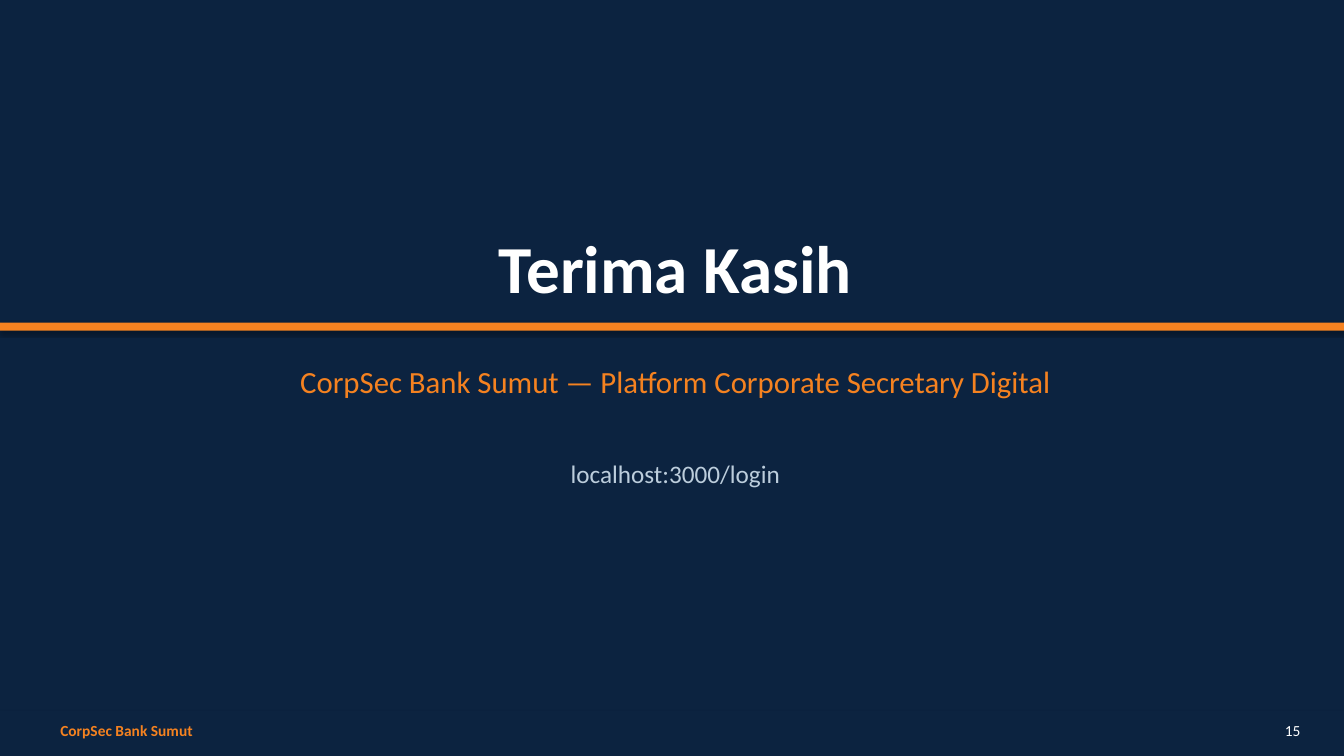
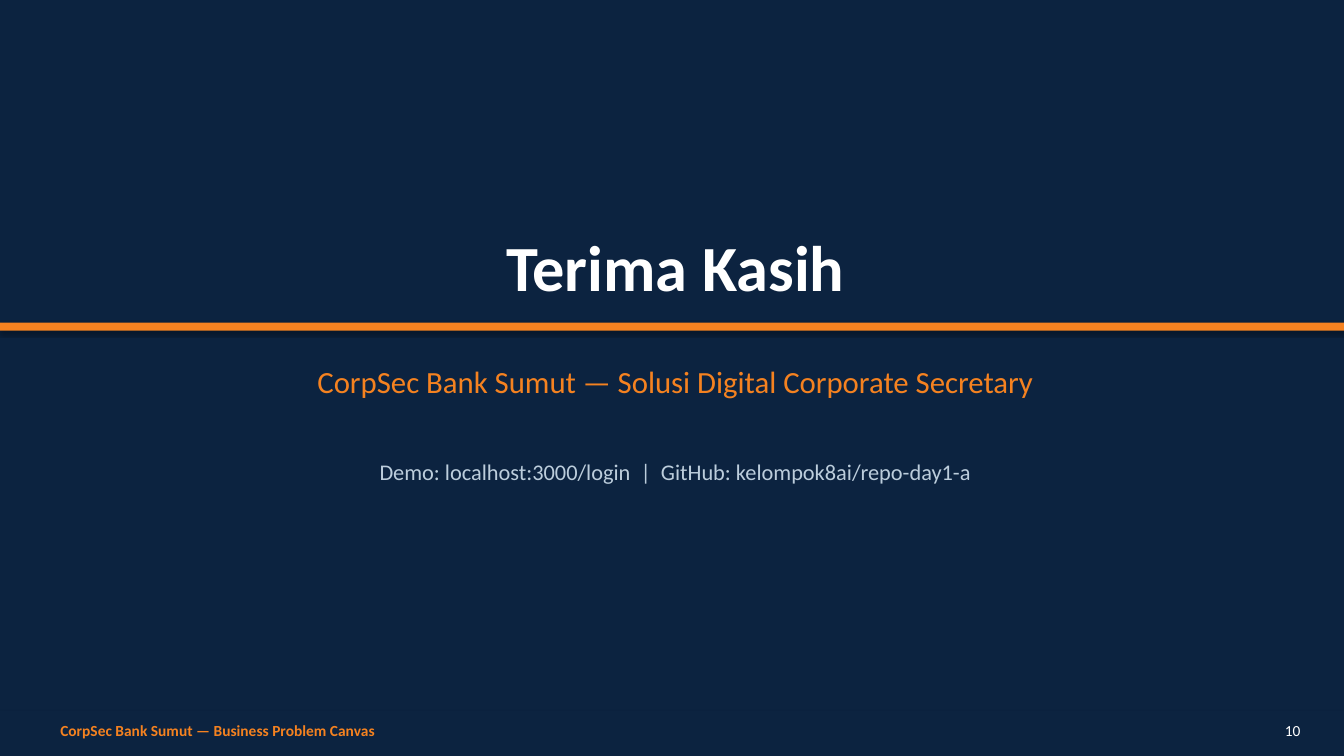
Before and after one commit to kelompok8ai/repo-day1-a, a slide deck: slide 10 of CorpSec-Bank-Sumut-Presentasi.pptx (slide 15 before the commit). Drawn at 1344x756 pixels with LibreOffice and Linux fonts; fonts in the diff are those of the drawing. Boxes give left, top, right and bottom in pixels: in the first picture for what was removed or moved away, otherwise in the second. Text is boxed around its words. In the diff, an @@ line names an element or a change of style, - is before the commit and + after.

```diff
--- a/CorpSec-Bank-Sumut-Presentasi.pptx
+++ b/CorpSec-Bank-Sumut-Presentasi.pptx
@@ text "Terima Kasih" at (506,245,844,292): size 48 to 46 pt @@
@@ text at (317,371,1033,399): text changed @@
-CorpSec Bank Sumut — Platform Corporate Secretary Digital
+CorpSec Bank Sumut — Solusi Digital Corporate Secretary
@@ text at (380,464,971,484): text changed; size 18 to 16 pt @@
-localhost:3000/login
+Demo: localhost:3000/login | GitHub: kelompok8ai/repo-day1-a
@@ text at (60,725,375,739): text changed @@
-CorpSec Bank Sumut
+CorpSec Bank Sumut — Business Problem Canvas
@@ text at (1285,726,1301,736): text changed @@
-15
+10
```
Also in this commit, not shown: 3 other slides changed, 6 slides added, 11 slides removed, 2 other files.
